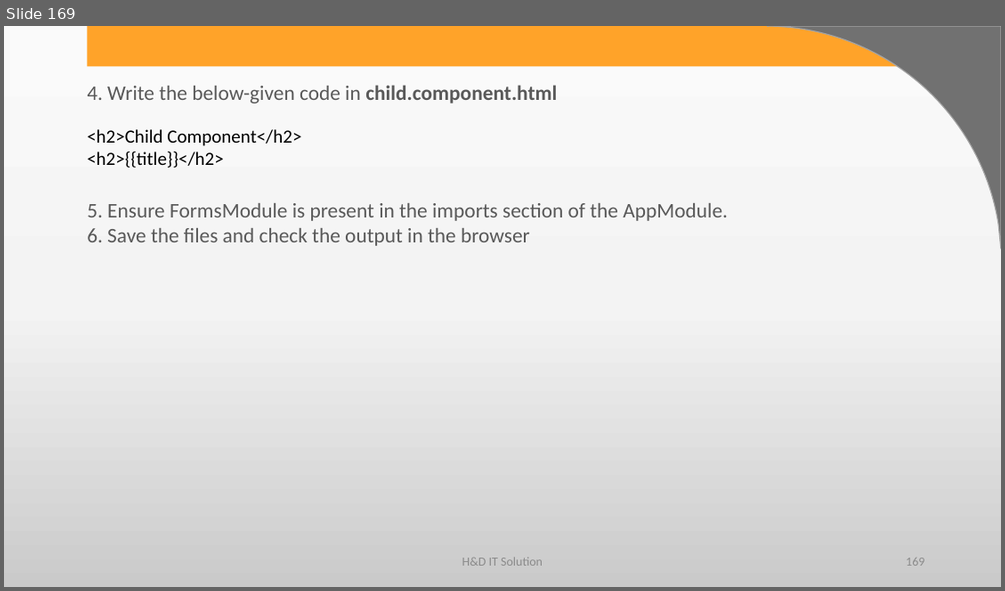
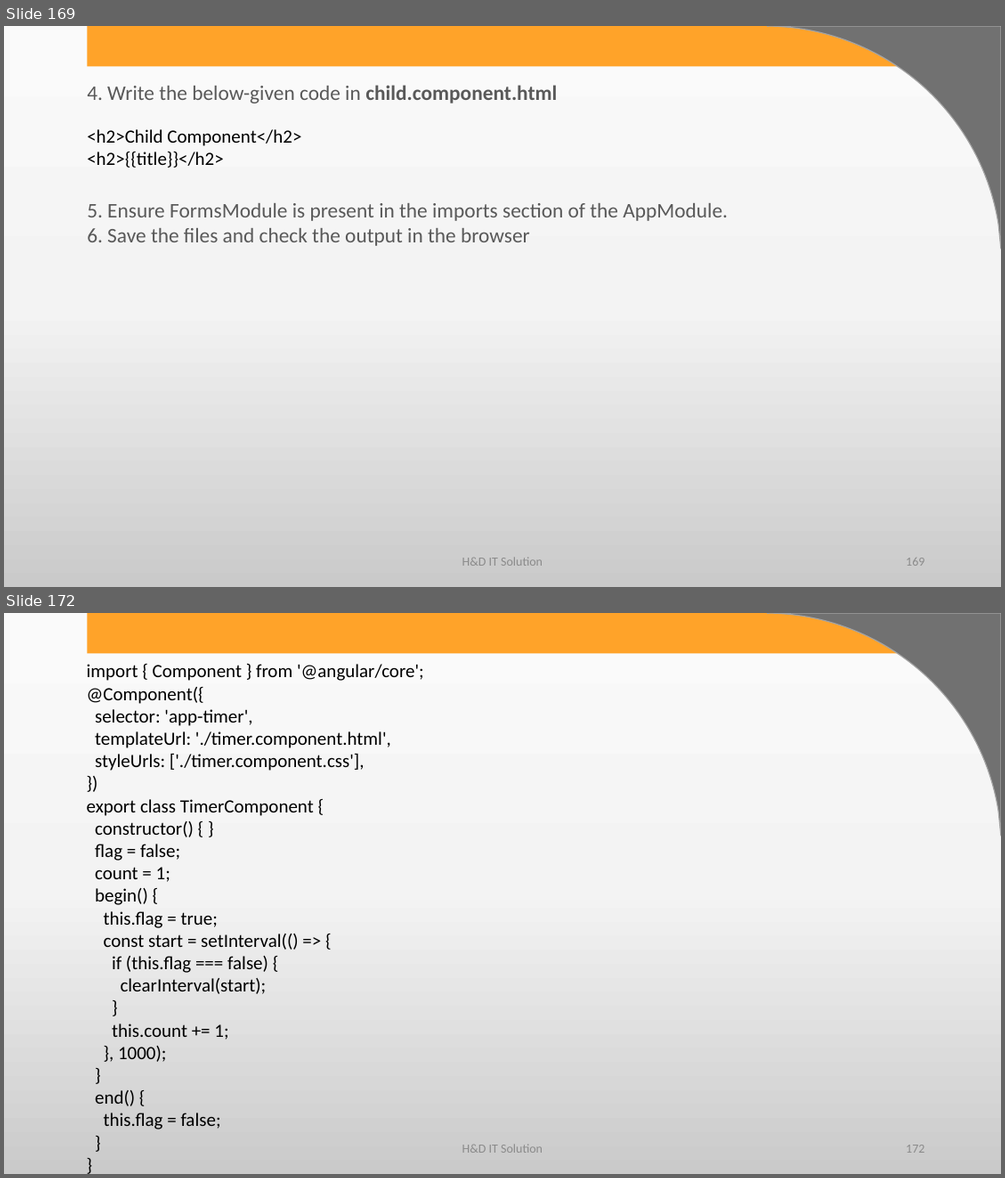
Before and after one commit to harshadasawant/infiniteAngular, a slide deck: ppt/ANGULAR.pptx. Shown one above the other, each under a label of ours: slide 169 before the commit, slides 169 and 172 after it; the slides between them are not shown. The pictures are 1005x591 and 1005x1178 pixels, drawn with LibreOffice and Linux fonts; fonts in the diff are those of the drawing; background and template pictures are left out. Boxes give left, top, right and bottom in pixels: in the first picture for what was removed or moved away, otherwise in the second. Text is boxed around its words. In the diff, an @@ line names an element or a change of style, - is before the commit and + after.

```diff
--- a/ppt/ANGULAR.pptx
+++ b/ppt/ANGULAR.pptx
@@ slide 172 added at (4,613,1001,1174), background gradient #FBFBFB to #F4F4F4 to #CBCBCB; not listed: 2 template elements that a slide beside it also shows @@
@@ text added at (87,664,424,1129), 18 pt, text #000000 @@
+import { Component } from '@angular/core';
+@Component({
+selector: 'app-timer',
+templateUrl: './timer.component.html',
+styleUrls: ['./timer.component.css'],
+})
+export class TimerComponent {
+constructor() { }
+flag = false;
+count = 1;
+begin() {
+this.flag = true;
+const start = setInterval(() => {
+if (this.flag === false) {
+clearInterval(start);
+}
+this.count += 1;
+}, 1000);
+}
+end() {
+this.flag = false;
+}
+}
@@ text added at (462,1143,542,1152), 12 pt, text #8C8C8C @@
+H&D IT Solution
@@ page number added at (906,1144,924,1152), 12 pt, text #8C8C8C @@
+172
```
Also in this commit, not shown: 23 other slides added, 7 other files.
